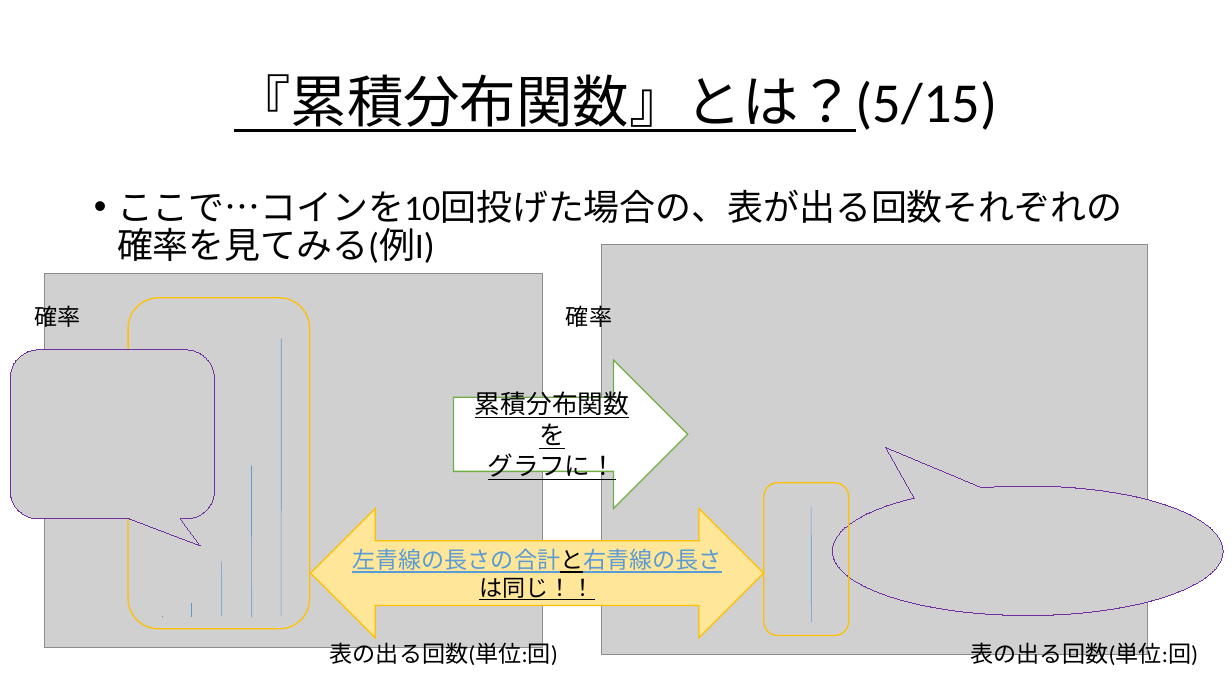
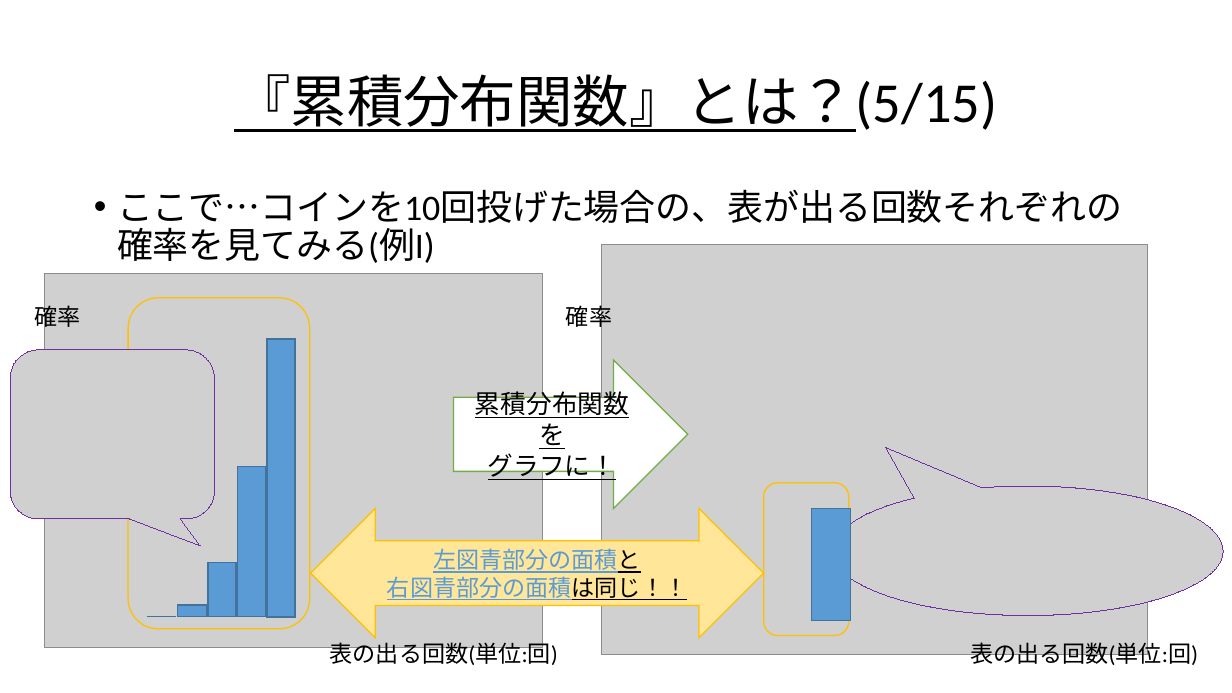
Before and after one commit to Ryo-KATAYAMA/Senior_Project, a slide deck: slide 86 of Chapter4_1.pptx (slide 85 before the commit). Drawn at 1232x693 pixels with LibreOffice and Linux fonts; fonts in the diff are those of the drawing; grey boxes stand for pictures. Boxes give left, top, right and bottom in pixels: in the first picture for what was removed or moved away, otherwise in the second. Text is boxed around its words. In the diff, an @@ line names an element or a change of style, - is before the commit and + after.

```diff
--- a/Chapter4_1.pptx
+++ b/Chapter4_1.pptx
@@ rectangle added at bbox=[267, 339, 295, 617], fill #5B9BD5, outline #43739E 1 pt @@
@@ line removed from (281, 616) to (281, 338) @@
@@ rectangle added at bbox=[238, 467, 265, 617], fill #5B9BD5, outline #43739E 1 pt @@
@@ line removed from (251, 617) to (251, 466) @@
@@ line removed from (811, 622) to (811, 507) @@
@@ rectangle added at bbox=[811, 508, 850, 620], fill #5B9BD5, outline #43739E 1 pt @@
@@ rectangle added at bbox=[208, 563, 236, 617], fill #5B9BD5, outline #43739E 1 pt @@
@@ line removed from (222, 616) to (222, 562) @@
@@ text in left right arrow at bbox=[387, 548, 687, 600]: text changed @@
-左青線の長さの合計と右青線の長さは同じ！！
+左図青部分の面積と
+右図青部分の面積は同じ！！
@@ rectangle added at bbox=[148, 616, 177, 616], fill #5B9BD5, outline #43739E 1 pt @@
@@ rectangle added at bbox=[177, 605, 206, 617], fill #5B9BD5, outline #43739E 1 pt @@
@@ line removed from (191, 604) to (191, 617) @@
```
Also in this commit, not shown: 13 other slides changed, 1 slide added.
